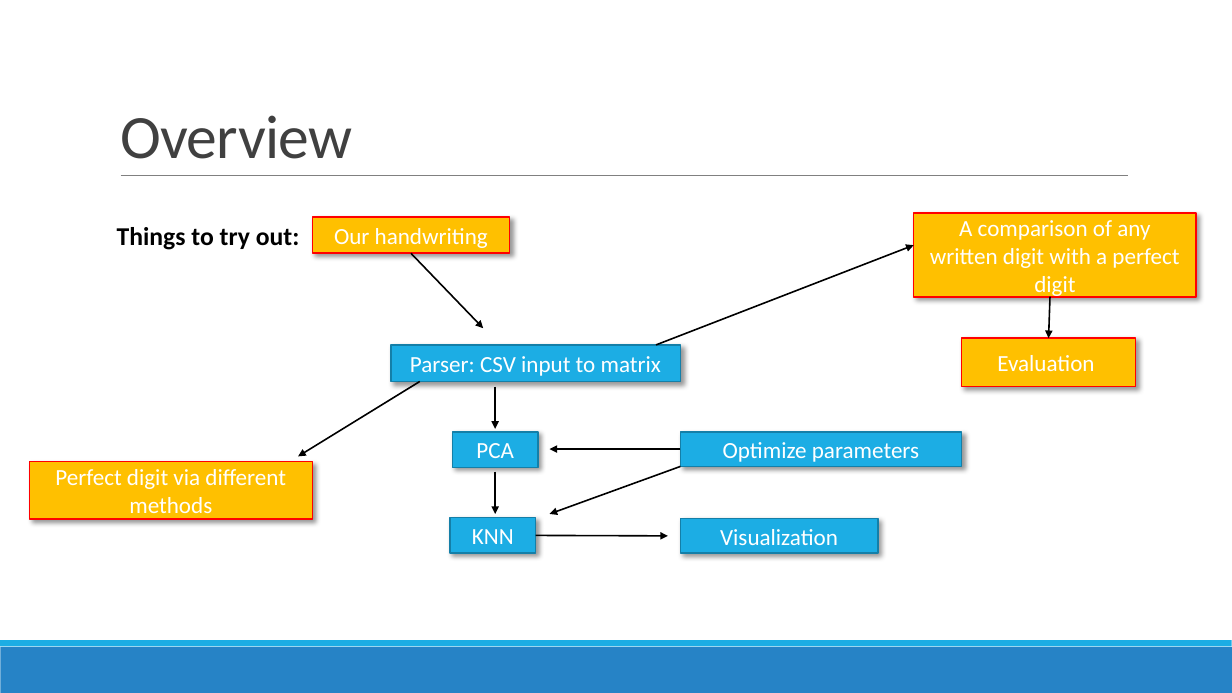
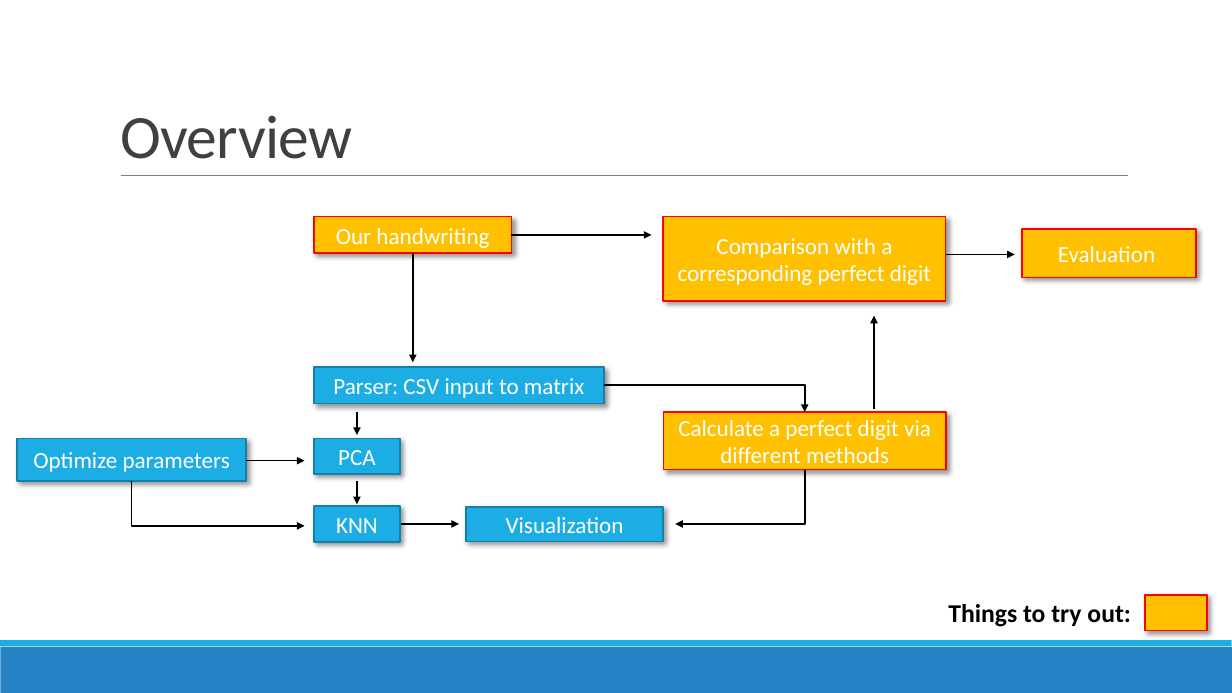
Before and after one commit to datascience-mobi/project-03-group-01, a slide deck: slide 8 of Vortrag1.pptx. Drawn at 1232x693 pixels with LibreOffice and Linux fonts; fonts in the diff are those of the drawing. Boxes give left, top, right and bottom in pixels: in the first picture for what was removed or moved away, otherwise in the second. Text is boxed around its words. In the diff, an @@ line names an element or a change of style, - is before the commit and + after.

Commit message:
Update Vortrag1.pptx
overview verbessert

```diff
--- a/Vortrag1.pptx
+++ b/Vortrag1.pptx
@@ arrow moved from (680, 449) - (550, 449) to (512, 235) - (652, 235) @@
@@ rectangle "Comparison with a corresponding perfect ...": place and size @@
-rectangle "Comparison with a corresponding perfect ..." at <box>914,213,1197,298</box>
+rectangle "Comparison with a corresponding perfect ..." at <box>664,216,946,300</box>
@@ text in rectangle at <box>678,238,931,285</box>: text changed @@
-A comparison of any written digit with a perfect digit
+Comparison with a corresponding perfect digit
@@ rectangle "Evaluation": place and size @@
-rectangle "Evaluation" at <box>962,338,1136,386</box>
+rectangle "Evaluation" at <box>1022,229,1196,277</box>
@@ arrow moved from (411, 253) - (483, 328) to (413, 253) - (413, 362) @@
@@ arrow removed from (656, 345) to (914, 245) @@
@@ arrow added from (946, 254) to (1015, 254), #000000 1.25 pt @@
@@ arrow removed from (1050, 297) to (1049, 338) @@
@@ arrow added from (874, 409) to (874, 316), #000000 1.25 pt @@
@@ rectangle "Parser: CSV input to matrix": place and size @@
-rectangle "Parser: CSV input to matrix" at <box>391,345,681,382</box>
+rectangle "Parser: CSV input to matrix" at <box>314,367,604,404</box>
@@ arrow removed from (495, 386) to (495, 429) @@
@@ elbow arrow added from (604, 385) to (805, 412), #000000 1.25 pt @@
@@ arrow moved from (420, 382) - (299, 457) to (357, 412) - (357, 435) @@
@@ rectangle "Calculate a perfect digit via ...": place and size @@
-rectangle "Calculate a perfect digit via ..." at <box>30,461,312,518</box>
+rectangle "Calculate a perfect digit via ..." at <box>664,412,946,470</box>
@@ rectangle "Optimize parameters": place and size @@
-rectangle "Optimize parameters" at <box>680,432,961,467</box>
+rectangle "Optimize parameters" at <box>18,439,247,482</box>
@@ rectangle "PCA": place and size @@
-rectangle "PCA" at <box>453,432,539,468</box>
+rectangle "PCA" at <box>314,439,400,475</box>
@@ text in rectangle at <box>678,420,931,470</box>: text changed @@
-Perfect digit via different methods
+Calculate a perfect digit via different methods
@@ arrow added from (246, 461) to (305, 461), #000000 1.25 pt @@
@@ arrow removed from (680, 467) to (550, 514) @@
@@ elbow arrow added from (805, 470) to (676, 524), #000000 1.25 pt @@
@@ elbow arrow added from (132, 481) to (305, 526), #000000 1.25 pt @@
@@ rectangle "KNN": place and size @@
-rectangle "KNN" at <box>450,518,536,554</box>
+rectangle "KNN" at <box>314,506,400,543</box>
@@ arrow moved from (495, 471) - (495, 514) to (357, 482) - (357, 505) @@
@@ rectangle "Visualization": place and size @@
-rectangle "Visualization" at <box>680,518,878,554</box>
+rectangle "Visualization" at <box>466,506,664,542</box>
@@ arrow moved from (536, 535) - (668, 536) to (401, 524) - (459, 524) @@
@@ text "Things to try out:": place and size @@
-text "Things to try out:" at <box>117,227,300,250</box>
+text "Things to try out:" at <box>948,604,1131,627</box>
@@ rectangle added at <box>1145,595,1207,631</box>, fill #FFC000, outline #FF0000 1.25 pt @@
```
